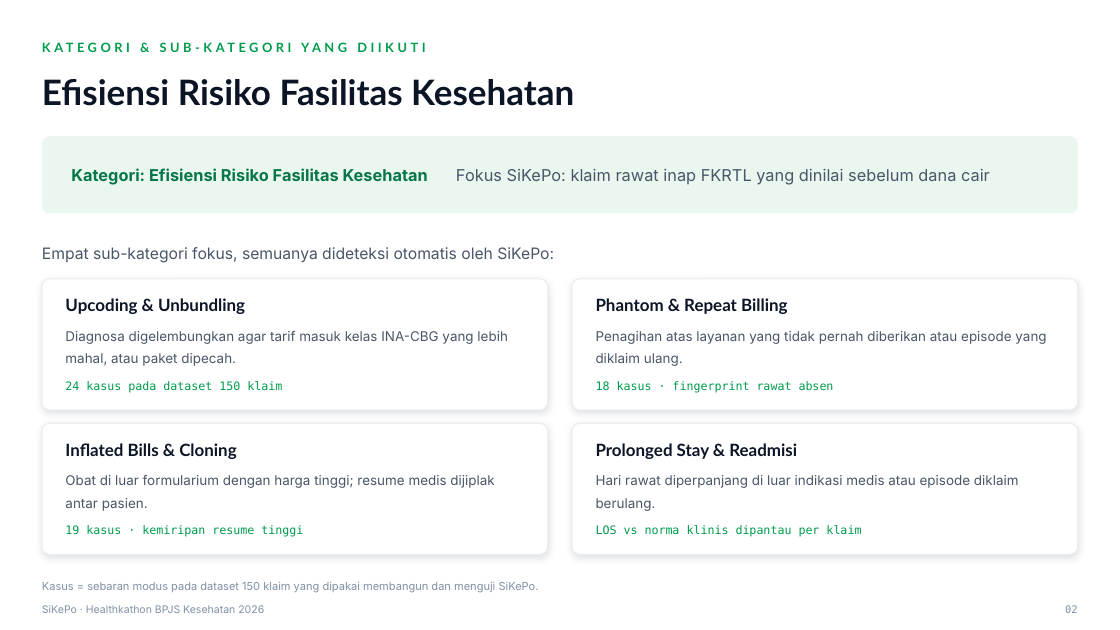
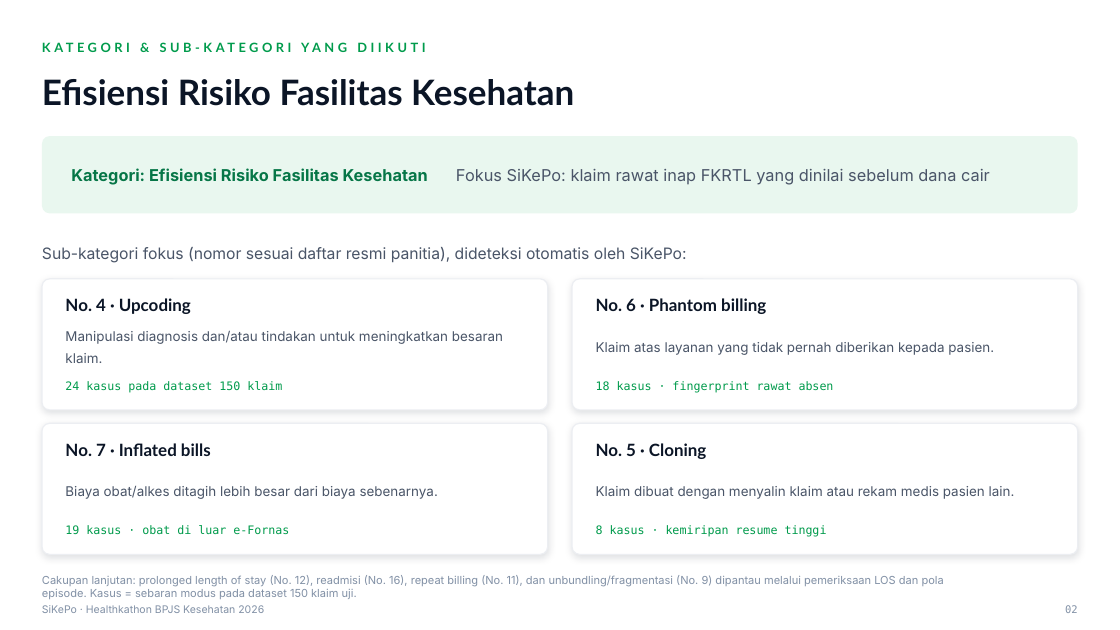
Before and after one commit to dkfadhila/sikepo, a slide deck: slide 2 of proposal/Proposal_SiKePo_Healthkathon2026.pptx. Drawn at 1120x630 pixels with LibreOffice and Linux fonts; fonts in the diff are those of the drawing. Boxes give left, top, right and bottom in pixels: in the first picture for what was removed or moved away, otherwise in the second. Text is boxed around its words. In the diff, an @@ line names an element or a change of style, - is before the commit and + after.

Commit message:
feat: revisi proposal — sub-kategori daftar resmi, foto+domain baru, daftar singkatan, disclaimer demo, LLM diperjelas

```diff
--- a/proposal/Proposal_SiKePo_Healthkathon2026.pptx
+++ b/proposal/Proposal_SiKePo_Healthkathon2026.pptx
@@ text at [42,247,687,263]: text changed @@
-Empat sub-kategori fokus, semuanya dideteksi otomatis oleh SiKePo:
+Sub-kategori fokus (nomor sesuai daftar resmi panitia), dideteksi otomatis oleh SiKePo:
@@ text at [65,298,191,314]: text changed @@
-Upcoding & Unbundling
+No. 4 · Upcoding
@@ text at [596,298,766,314]: text changed @@
-Phantom & Repeat Billing
+No. 6 · Phantom billing
@@ text at [65,330,503,363]: text changed @@
-Diagnosa digelembungkan agar tarif masuk kelas INA-CBG yang lebih mahal, atau paket dipecah.
+Manipulasi diagnosis dan/atau tindakan untuk meningkatkan besaran klaim.
@@ text at [596,342,994,355]: text changed @@
-Penagihan atas layanan yang tidak pernah diberikan atau episode yang diklaim ulang.
+Klaim atas layanan yang tidak pernah diberikan kepada pasien.
@@ text at [65,443,211,456]: text changed @@
-Inflated Bills & Cloning
+No. 7 · Inflated bills
@@ text at [596,443,706,459]: text changed @@
-Prolonged Stay & Readmisi
+No. 5 · Cloning
@@ text at [65,486,438,499]: text changed @@
-Obat di luar formularium dengan harga tinggi; resume medis dijiplak antar pasien.
+Biaya obat/alkes ditagih lebih besar dari biaya sebenarnya.
@@ text at [596,486,1015,499]: text changed @@
-Hari rawat diperpanjang di luar indikasi medis atau episode diklaim berulang.
+Klaim dibuat dengan menyalin klaim atau rekam medis pasien lain.
@@ text at [65,525,289,534]: text changed @@
-19 kasus · kemiripan resume tinggi
+19 kasus · obat di luar e-Fornas
@@ text at [596,525,827,537]: text changed @@
-LOS vs norma klinis dipantau per klaim
+8 kasus · kemiripan resume tinggi
@@ text at [42,575,944,599]: text changed @@
-Kasus = sebaran modus pada dataset 150 klaim yang dipakai membangun dan menguji SiKePo.
+Cakupan lanjutan: prolonged length of stay (No. 12), readmisi (No. 16), repeat billing (No. 11), dan unbundling/fragmentasi (No. 9) dipantau melalui pemeriksaan LOS dan pola episode. Kasus = sebaran modus pada dataset 150 klaim uji.
```
Also in this commit, not shown: 3 other slides changed, 1 slide added, 3 other files.
